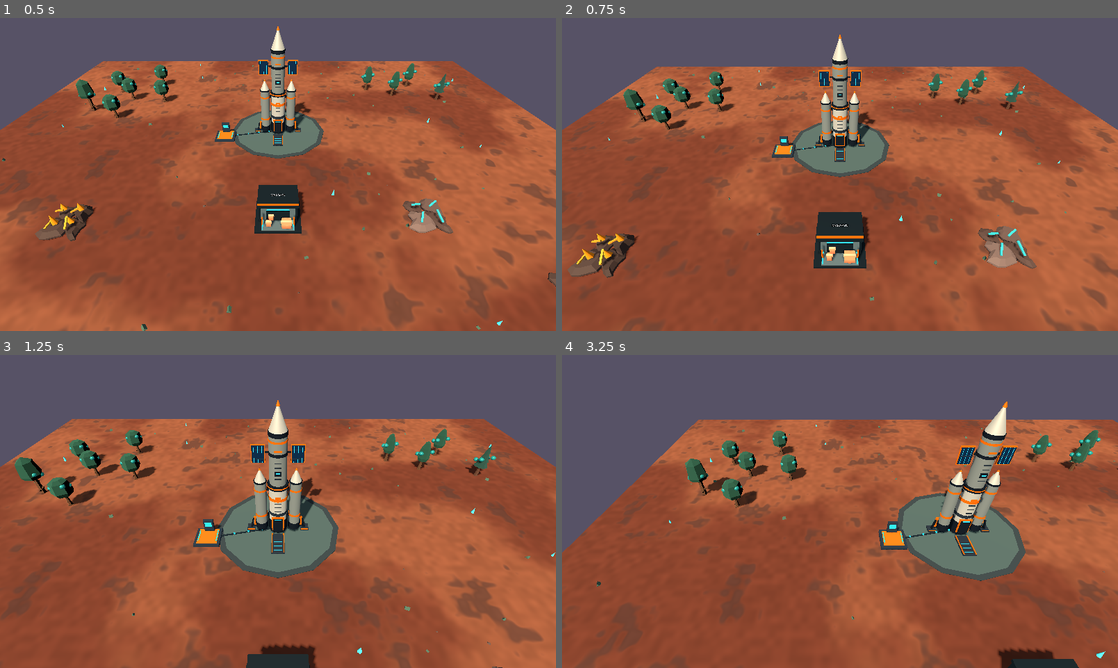
Above: before the commit, frames 1-4 (two rows, left to right).
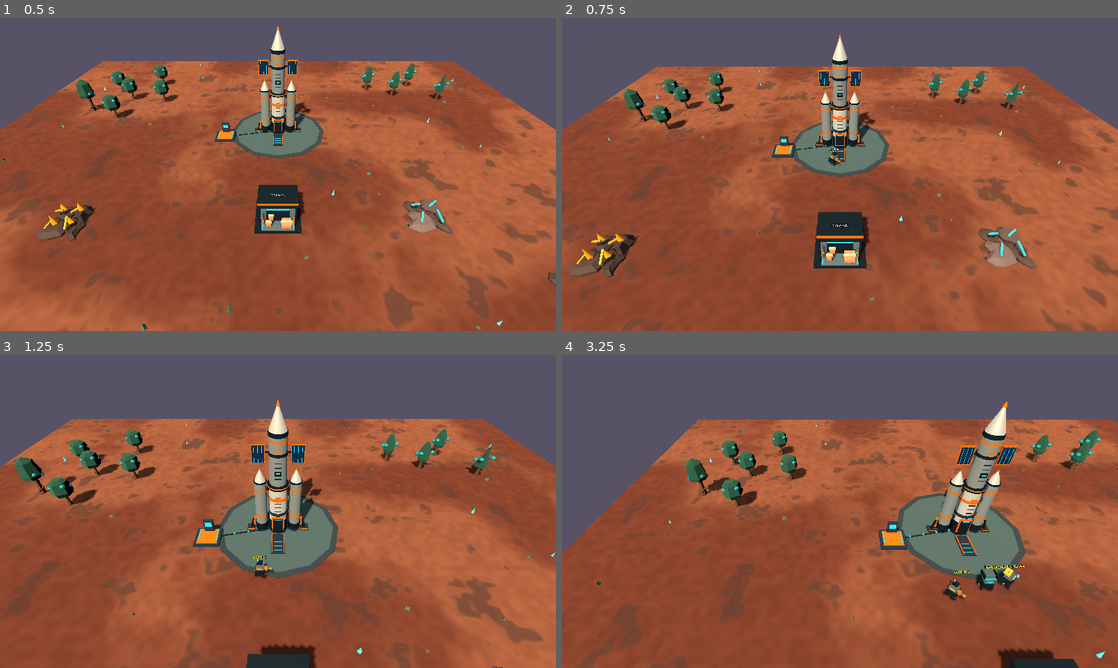
Above: after the commit, the same moments.

Repository: serafin1367/wow
Game: Godot game, scene res://scenes/main.tscn
Two runs of this game, one before a commit and one after it. Both use one fixed random seed, a clock stepped at 60 frames per second and the inputs below.
Inputs (mouse positions are in pixels of both pictures, inside the frame that each line leads up to):
- Up to frame 1 (0.5 s): no input
- Up to frame 2 (0.75 s): tap Enter at 0.5 s; move the mouse to (812, 237) at 0.52 s; hold W from 0.53 s (still down); tap F at 0.6 s; click (812, 237) at 0.67 s
- Up to frame 3 (1.25 s): keep holding W
- Up to frame 4 (3.25 s): release W at 1.25 s; drag from (1006, 558) to (812, 574) at 1.27 s; move the mouse to (673, 464) at 2.02 s; hold A 2.03-2.75 s; tap Backspace at 2.1 s; drag from (867, 511) to (673, 464) at 2.77 s

Frame 1 is identical in both runs. In frame 2, less than 0.1% of the frame differs, in the area x 47-51%, y 41-48%; in frame 3, 0.1%; in frame 4, 0.6%, in the area x 68-84%, y 67-79%.
Error before the commit: Invalid assignment of property or key 'road_network' with value of type 'Nil' on a base object of type 'CharacterBody3D (worker.gd)'. (res://scripts/main.gd:13…
Error after the commit: Invalid access to property or key 'road_requested' on a base object of type 'CanvasLayer (colony_hud.gd)'. (res://scripts/main.gd:1368)

Commit message:
feat: robot units move 25 percent faster on paved technical roads

Diff:
--- a/scripts/worker.gd
+++ b/scripts/worker.gd
@@ -26,6 +26,8 @@
 var repair_target = null
 var preferred_resource_type: String = ""
 var navigation_grid = null
+var road_network = null
+const ROAD_SPEED_MULTIPLIER: float = 1.25
 var charging_station = null
 var depot_position: Vector3 = Vector3.ZERO
 var energy: float = BATTERY_MAX
@@ -141,7 +143,12 @@
 
 	var difference := waypoints[next_waypoint] - global_position
 	difference.y = 0.0
-	velocity = difference.normalized() * minf(move_speed, difference.length() / maxf(delta, 0.001))
+	var current_speed: float = move_speed
+	if is_instance_valid(road_network) and road_network != null:
+		var current_cell := Vector2i(roundi(global_position.x), roundi(global_position.z))
+		if road_network.has_cell(current_cell):
+			current_speed *= ROAD_SPEED_MULTIPLIER
+	velocity = difference.normalized() * minf(current_speed, difference.length() / maxf(delta, 0.001))
 	move_and_slide()
 	if velocity.length_squared() > 0.05:
 		var visual := get_node_or_null("RobotVisual") as Node3D
